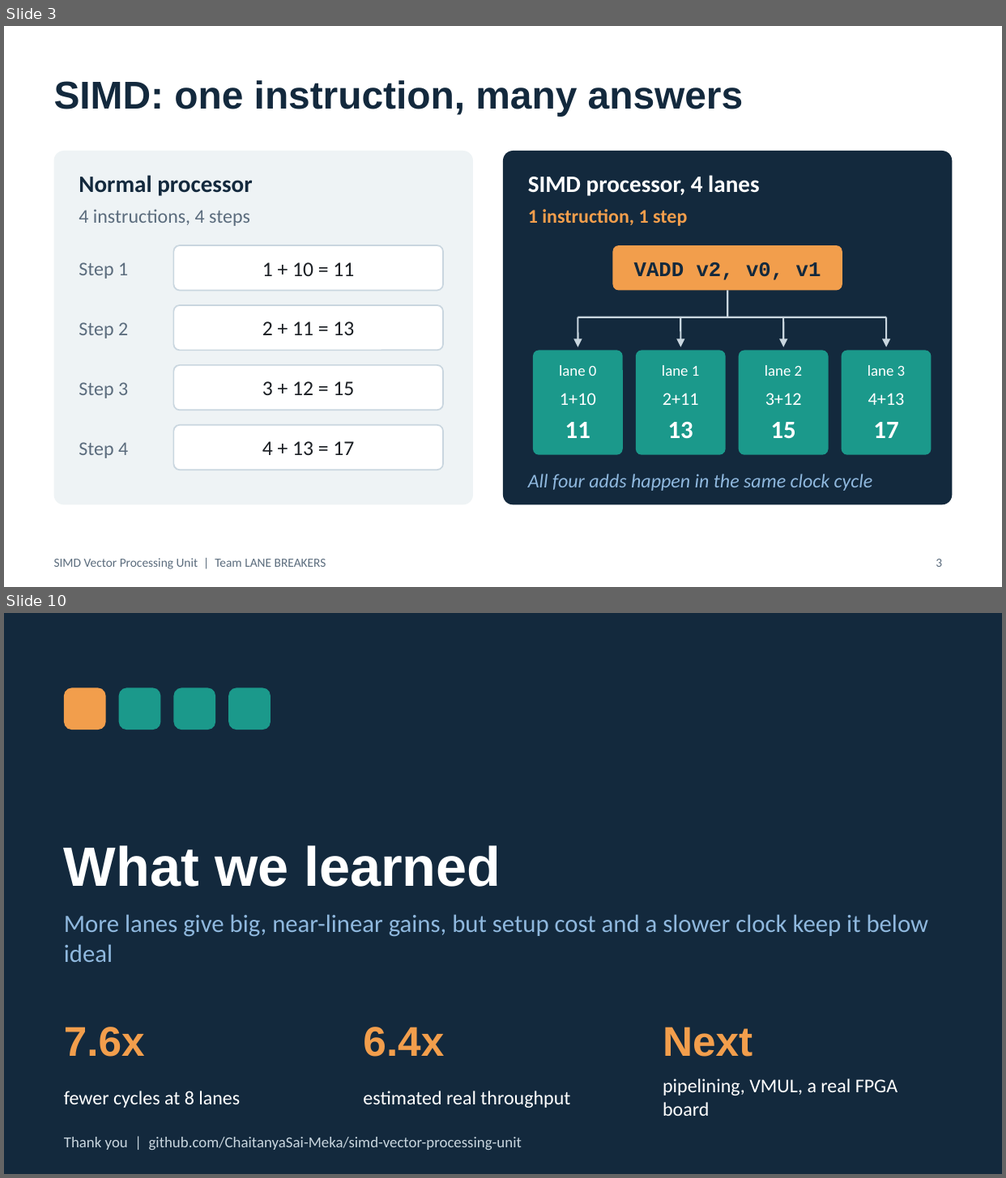
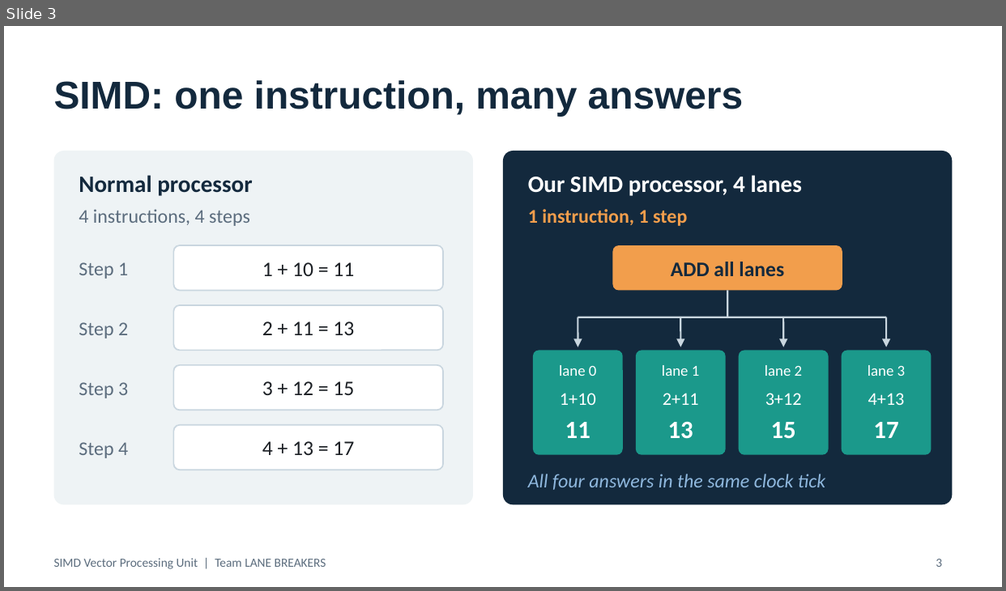
Before and after one commit to ChaitanyaSai-Meka/simd-vector-processing-unit, a slide deck: report/SIMD_VPU_Presentation.pptx. Shown one above the other, each under a label of ours: slides 3 and 10 before the commit, slide 3 after it; the slides between them are not shown. The pictures are 1006x1178 and 1006x591 pixels, drawn with LibreOffice and Linux fonts; fonts in the diff are those of the drawing. Boxes give left, top, right and bottom in pixels: in the first picture for what was removed or moved away, otherwise in the second. Text is boxed around its words. In the diff, an @@ line names an element or a change of style, - is before the commit and + after.

```diff
--- a/report/SIMD_VPU_Presentation.pptx
+++ b/report/SIMD_VPU_Presentation.pptx
@@ slide 10 removed at <box>4,613,1002,1174</box>, background #13293D @@
@@ rounded rectangle removed at <box>64,688,106,730</box> @@
@@ rounded rectangle removed at <box>119,688,160,730</box> @@
@@ rounded rectangle removed at <box>173,688,215,730</box> @@
@@ rounded rectangle removed at <box>228,688,270,730</box> @@
@@ title removed at <box>64,845,501,887</box> @@
-What we learned
@@ text removed at <box>64,914,929,962</box> @@
-More lanes give big, near-linear gains, but setup cost and a slower clock keep it below ideal
@@ text removed at <box>64,1027,145,1057</box> @@
-7.6x
@@ text removed at <box>363,1027,444,1057</box> @@
-6.4x
@@ text removed at <box>663,1027,752,1057</box> @@
-Next
@@ text removed at <box>64,1091,240,1108</box> @@
-fewer cycles at 8 lanes
@@ text removed at <box>363,1091,570,1108</box> @@
-estimated real throughput
@@ text removed at <box>663,1079,897,1116</box> @@
-pipelining, VMUL, a real FPGA board
@@ text removed at <box>64,1137,522,1150</box> @@
-Thank you | github.com/ChaitanyaSai-Meka/simd-vector-processing-unit
@@ slide 3 changed as well @@
@@ text at <box>528,175,802,196</box>: text changed @@
-SIMD processor, 4 lanes
+Our SIMD processor, 4 lanes
@@ text at <box>671,262,784,276</box>: text changed; font Courier New to Calibri @@
-VADD v2, v0, v1
+ADD all lanes
@@ text at <box>528,474,825,490</box>: text changed @@
-All four adds happen in the same clock cycle
+All four answers in the same clock tick
```
Also in this commit, not shown: 4 other slides changed, 3 slides added, 4 other slides removed.
